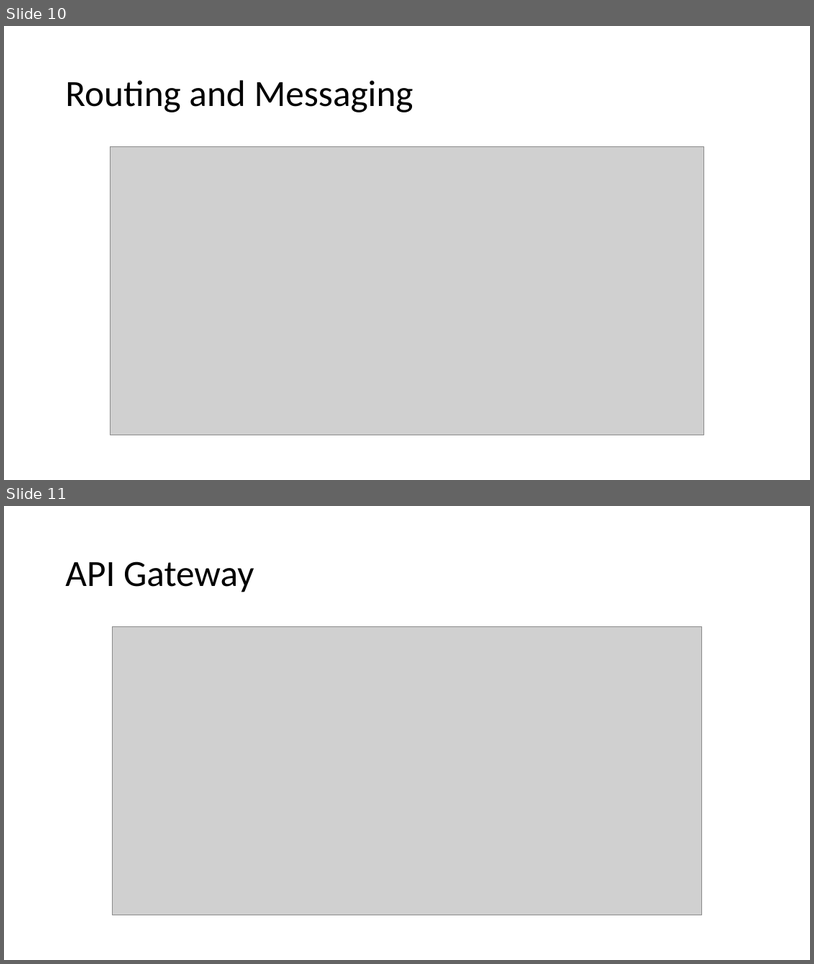
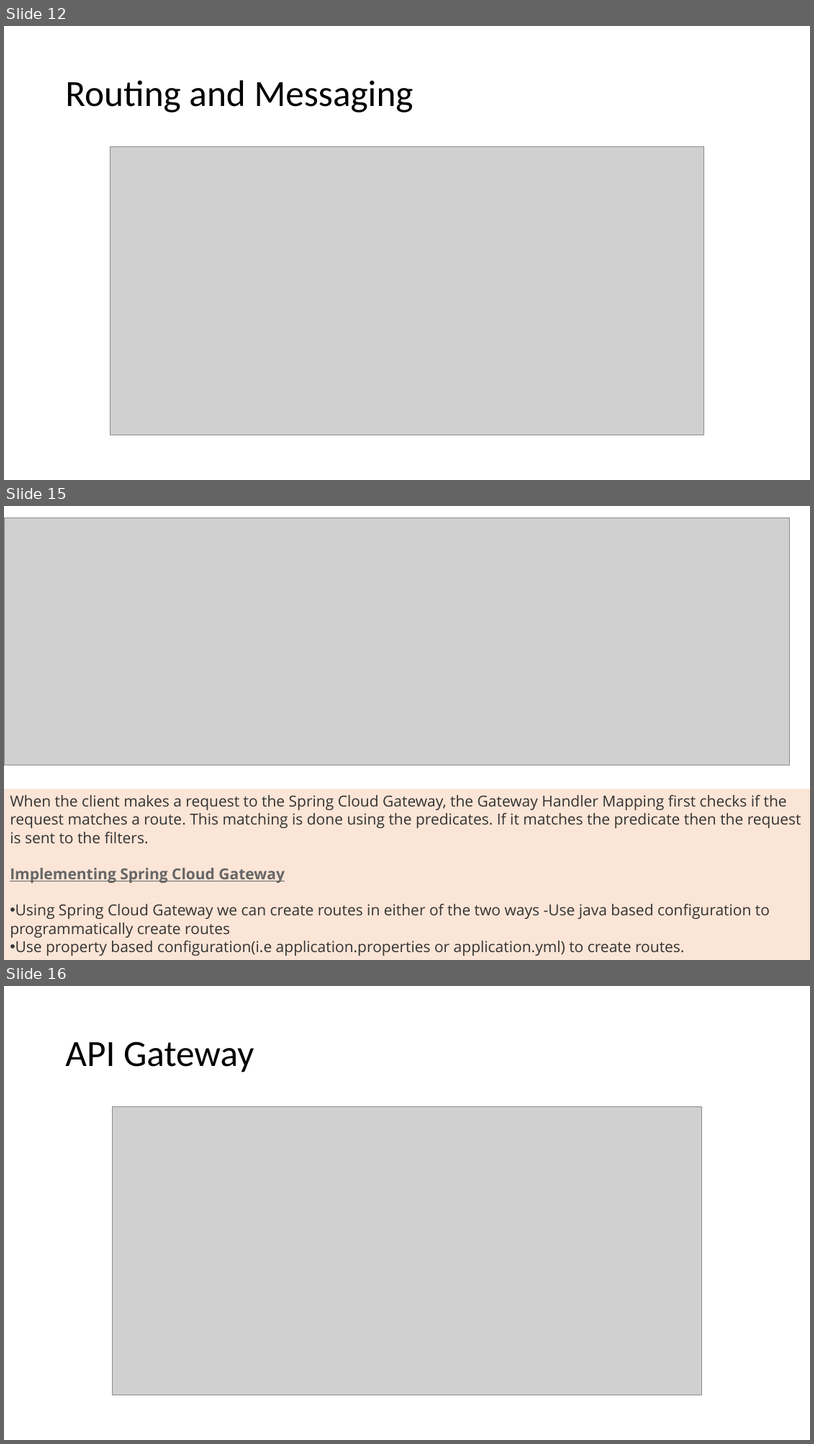
Before and after one commit to ajeetsinghs/SpringBootTutorial, a slide deck: Spring Cloud.pptx. Shown one above the other, each under a label of ours: slides 10 and 11 before the commit, slides 12, 15 and 16 after it; the slides between them are not shown. The pictures are 814x964 and 814x1444 pixels, drawn with LibreOffice and Linux fonts; fonts in the diff are those of the drawing; grey boxes stand for pictures. Boxes give left, top, right and bottom in pixels: in the first picture for what was removed or moved away, otherwise in the second. Text is boxed around its words. In the diff, an @@ line names an element or a change of style, - is before the commit and + after.

```diff
--- a/Spring Cloud.pptx
+++ b/Spring Cloud.pptx
@@ slide 15 added at (4,506,810,960), background #FFFFFF @@
@@ picture added at (4,518,790,765) @@
@@ rectangle added at (4,788,810,960), fill #FBE5D6, 18 pt, text #333333 @@
+When the client makes a request to the Spring Cloud Gateway, the Gateway Handler Mapping first checks if the request matches a route. This matching is done using the predicates. If it matches the predicate then the request is sent to the filters.
+Implementing Spring Cloud Gateway
+• Using Spring Cloud Gateway we can create routes in either of the two ways -Use java based configuration to programmatically create routes
+• Use property based configuration(i.e application.properties or application.yml) to create routes.
@@ what was slide 10 is now slide 12 @@
@@ what was slide 11 is now slide 16 @@
```
Also in this commit, not shown: 1 slide changed, 6 other slides added, 2 slides removed.
